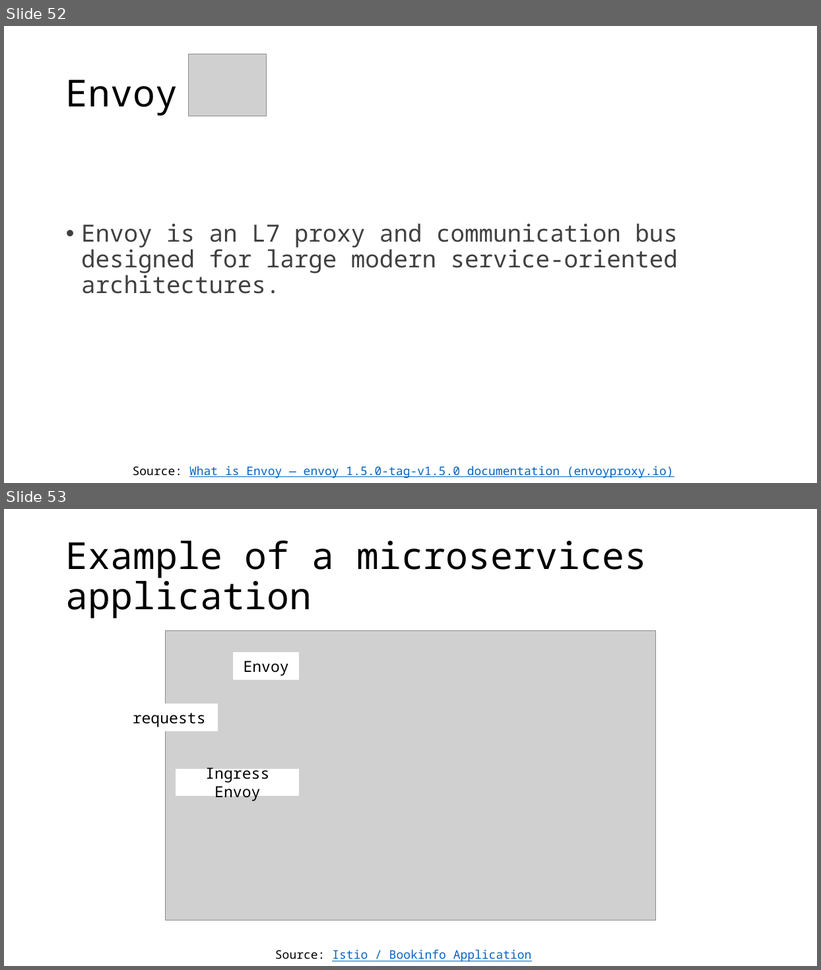
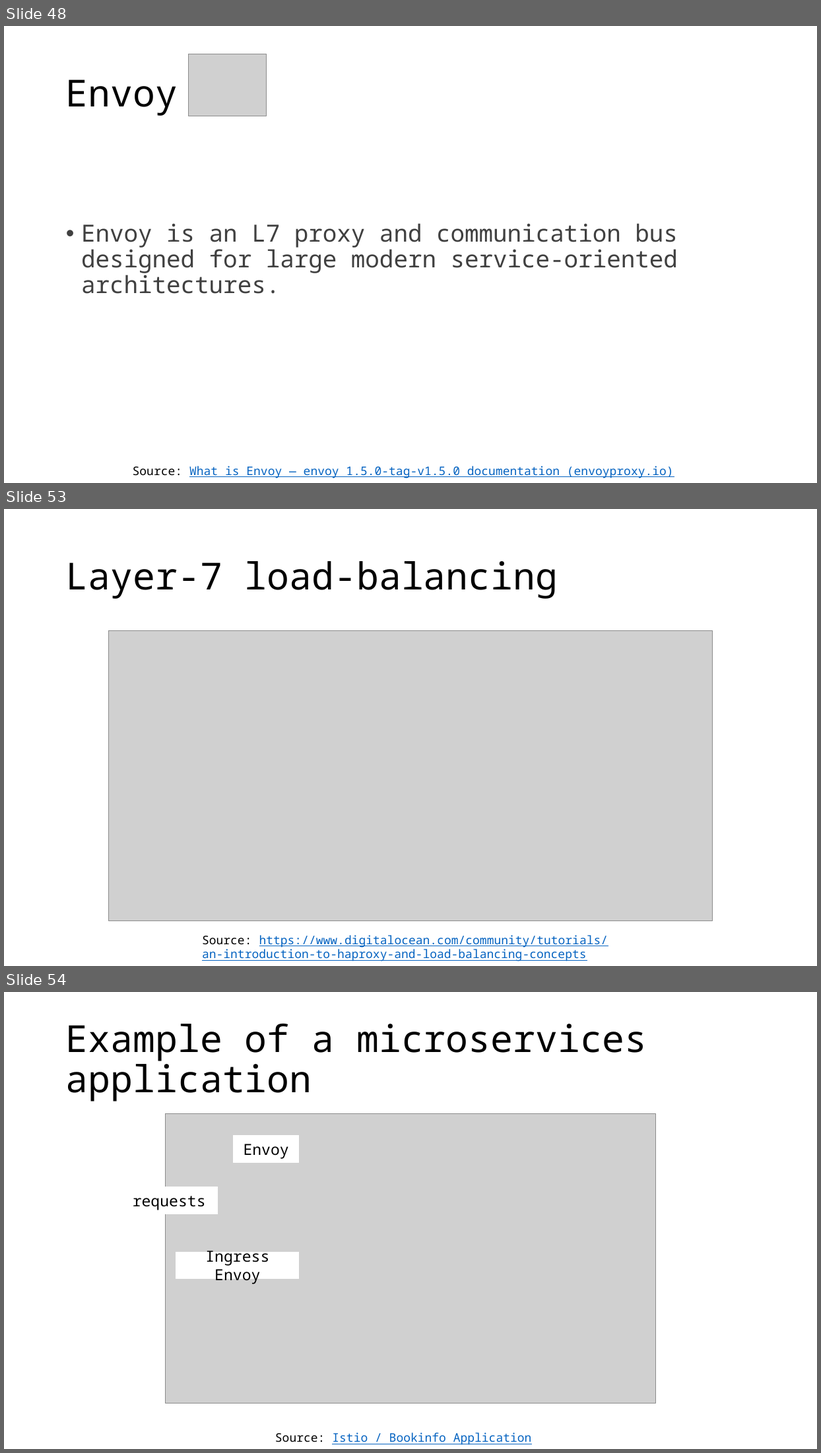
Before and after one commit to leonardopoggiani/Live-migration-Kubernetes-pods, a slide deck: presentazione_tesi.pptx. Shown one above the other, each under a label of ours: slides 52 and 53 before the commit, slides 48, 53 and 54 after it; the slides between them are not shown. The pictures are 821x970 and 821x1453 pixels, drawn with LibreOffice and Linux fonts; fonts in the diff are those of the drawing; grey boxes stand for pictures. Boxes give left, top, right and bottom in pixels: in the first picture for what was removed or moved away, otherwise in the second. Text is boxed around its words. In the diff, an @@ line names an element or a change of style, - is before the commit and + after.

```diff
--- a/presentazione_tesi.pptx
+++ b/presentazione_tesi.pptx
@@ slide 53 added at box(4, 509, 817, 966), background #FFFFFF @@
@@ title added at box(66, 561, 558, 599), 44 pt, text #000000 @@
+Layer-7 load-balancing
@@ picture added at box(109, 631, 713, 921) @@
@@ text added at box(202, 935, 609, 962), 14 pt, text #0563C1, underline @@
+Source: https://www.digitalocean.com/community/tutorials/
+an-introduction-to-haproxy-and-load-balancing-concepts
@@ what was slide 52 is now slide 48 @@
@@ what was slide 53 is now slide 54 @@
```
Also in this commit, not shown: 12 slides changed, 36 other slides added, 3 slides removed, 1 other file.
